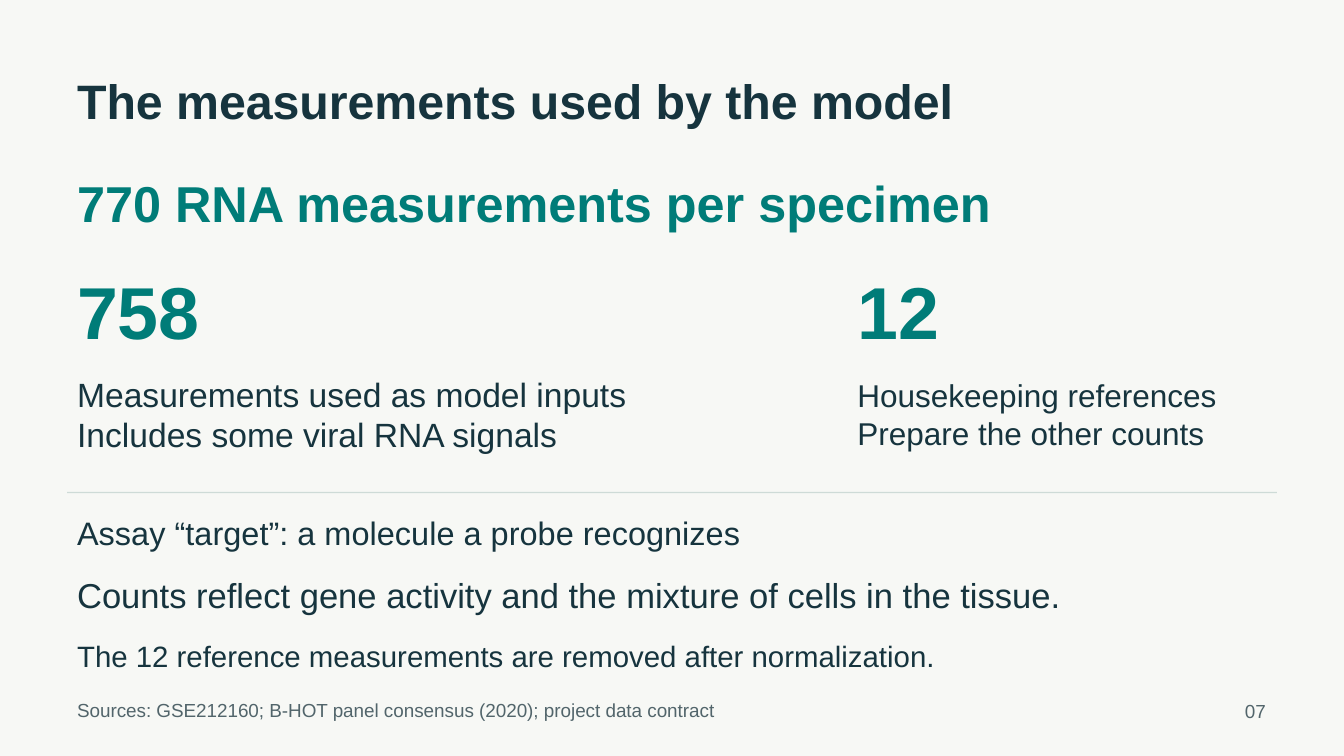
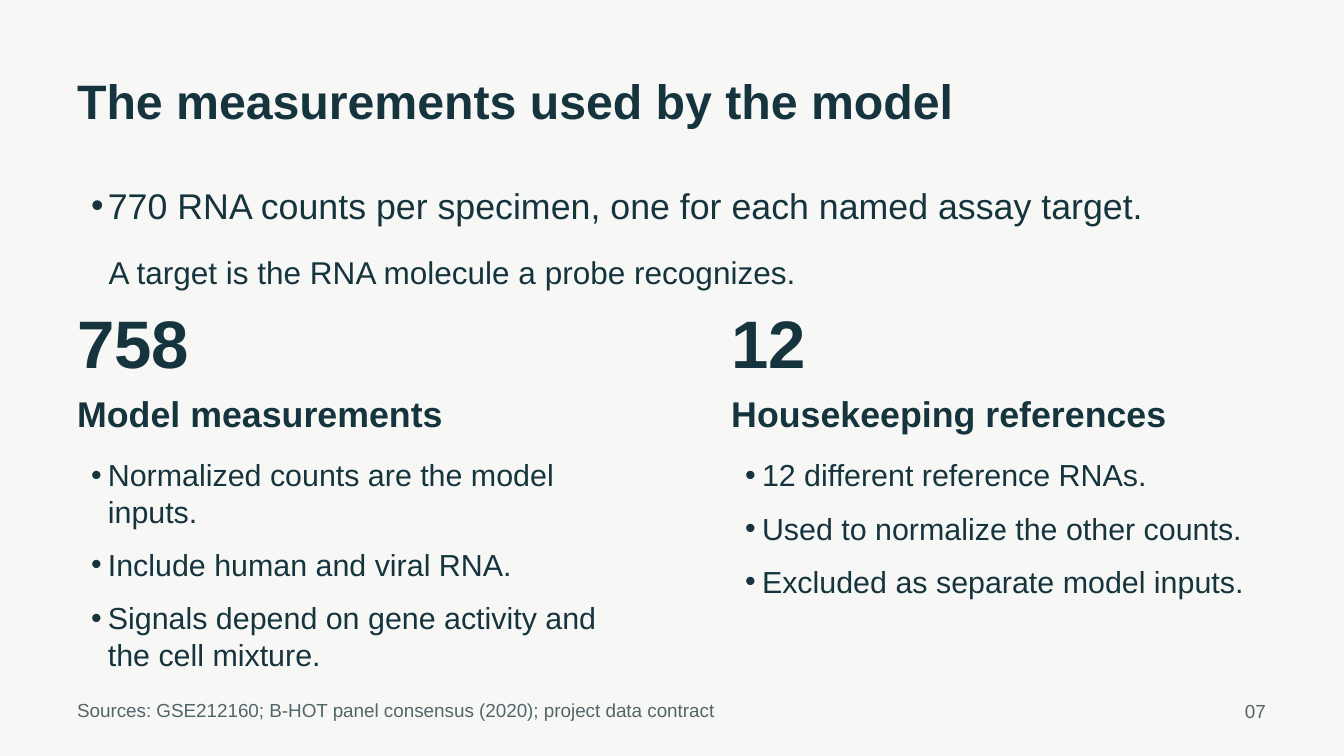
Before and after one commit to ca34525/Kidney-Biopsy-Rejection-Classifier, a slide deck: slide 7 of presentation/unos_kidney_biopsy.pptx. Drawn at 1344x756 pixels with LibreOffice and Linux fonts; fonts in the diff are those of the drawing. Boxes give left, top, right and bottom in pixels: in the first picture for what was removed or moved away, otherwise in the second. Text is boxed around its words. In the diff, an @@ line names an element or a change of style, - is before the commit and + after.

Commit message:
Refine presentation structure, wording, and speaking script

```diff
--- a/presentation/unos_kidney_biopsy.pptx
+++ b/presentation/unos_kidney_biopsy.pptx
@@ text "770 RNA counts per specimen, ..." at (108,193,1142,226): vertical alignment middle to top @@
@@ text at (108,193,1142,226): text changed; size 36 to 25.5 pt; text colour #007C78 to #16343E; bold off @@
-770 RNA measurements per specimen
+• 770 RNA counts per specimen, one for each named assay target.
@@ text at (109,261,795,290): text changed; size 23.2 to 22.5 pt @@
-Assay “target”: a molecule a probe recognizes
+A target is the RNA molecule a probe recognizes.
@@ text "758": place and size @@
-text "758" at (77,287,200,340)
+text "758" at (77,321,189,369)
@@ text "758" at (77,321,189,369): size 52.5 to 48 pt, text colour #007C78 to #16343E @@
@@ text "12" at (731,321,806,368): size 52.5 to 48 pt, text colour #007C78 to #16343E @@
@@ text "12": place and size @@
-text "12" at (857,287,939,339)
+text "12" at (731,321,806,368)
@@ text removed at (77,382,626,454) @@
-Measurements used as model inputs
-Includes some viral RNA signals
@@ text "Housekeeping references": place and size @@
-text "Housekeeping references" at (857,384,1217,451)
+text "Housekeeping references" at (731,401,1166,434)
@@ text "Housekeeping references" at (731,401,1166,434): size 22.5 to 25.5 pt, bold on @@
@@ text added at (77,401,442,428), 25.5 pt, text #16343E, bold @@
+Model measurements
@@ text at (857,422,1204,451): paragraph removed @@
-Prepare the other counts
@@ text added at (108,464,596,667), 21.8 pt, text #16343E @@
+• Normalized counts are the model inputs.
+• Include human and viral RNA.
+• Signals depend on gene activity and the cell mixture.
@@ text added at (762,464,1244,599), 21.8 pt, text #16343E @@
+• 12 different reference RNAs.
+• Used to normalize the other counts.
+• Excluded as separate model inputs.
@@ line removed from (68, 493) to (1277, 493) @@
@@ text removed at (77,583,1060,615) @@
-Counts reflect gene activity and the mixture of cells in the tissue.
@@ text removed at (77,645,935,668) @@
-The 12 reference measurements are removed after normalization.
```
Also in this commit, not shown: 26 other slides changed, 40 other files.
